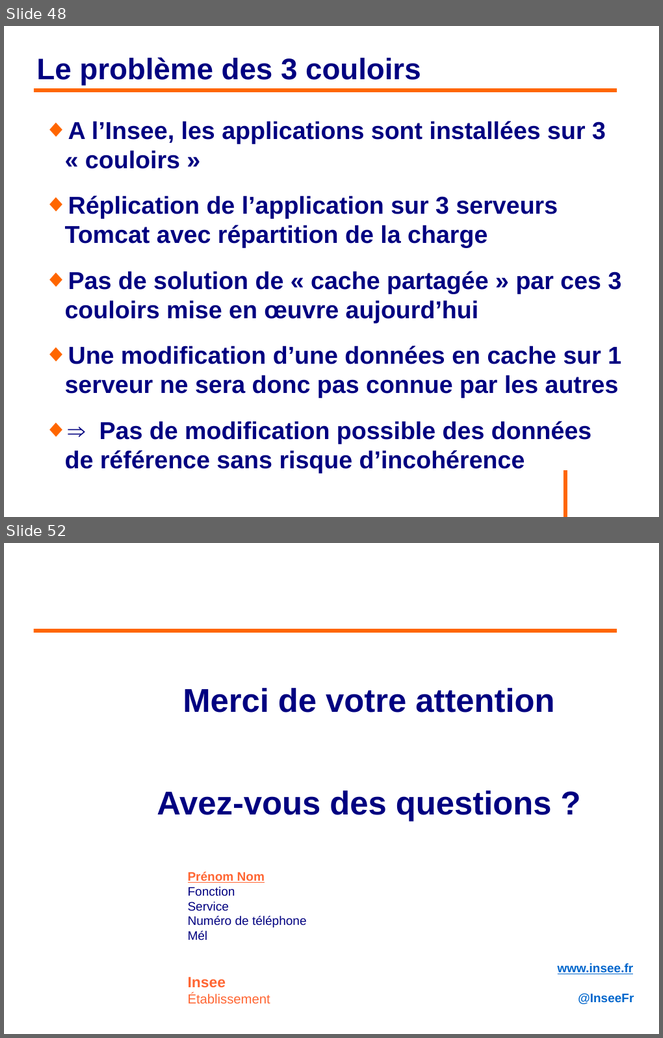
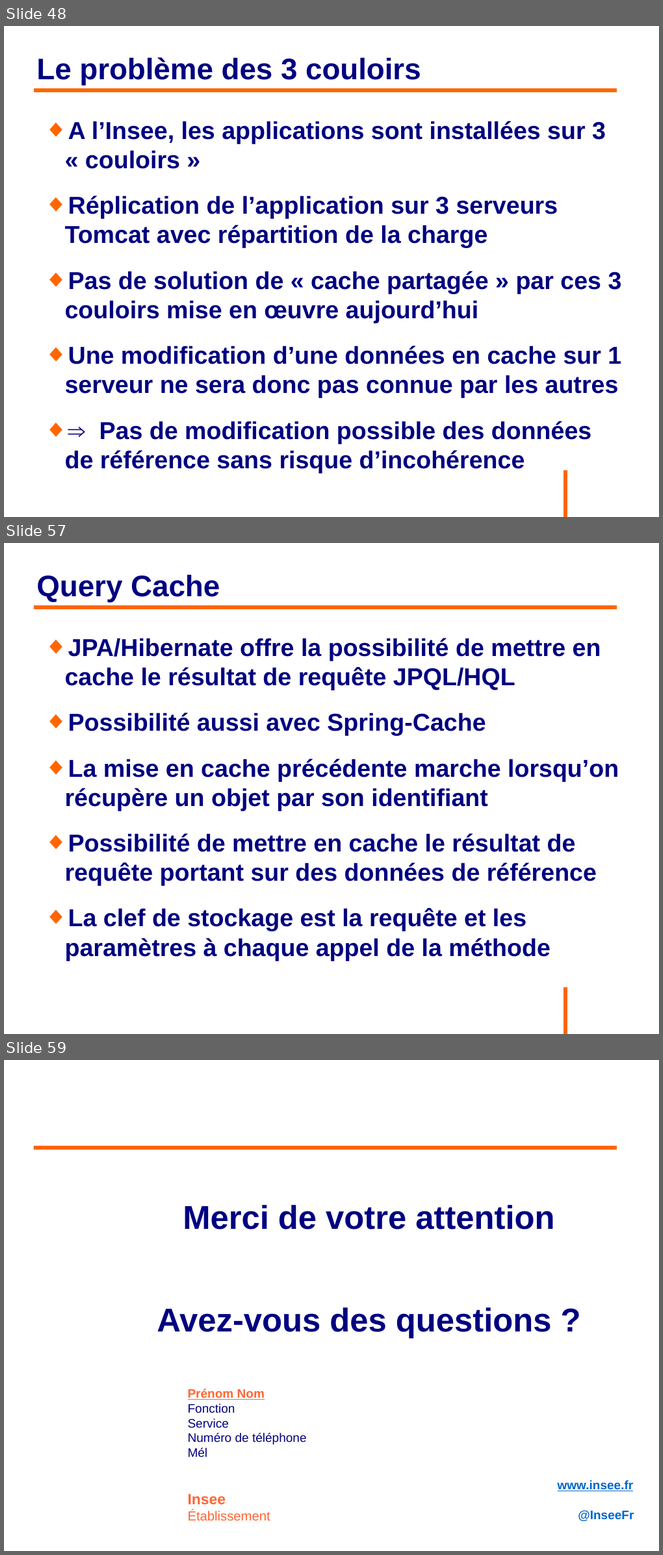
Before and after one commit to philphils/formation-hibernate-avancee, a slide deck: Documentation/diapo_formation_hibernate_avancee.odp. Shown one above the other, each under a label of ours: slides 48 and 52 before the commit, slides 48, 57 and 59 after it; the slides between them are not shown. The pictures are 663x1038 and 663x1555 pixels, drawn with LibreOffice and Linux fonts; fonts in the diff are those of the drawing; background and template pictures are left out. Boxes give left, top, right and bottom in pixels: in the first picture for what was removed or moved away, otherwise in the second. Text is boxed around its words. In the diff, an @@ line names an element or a change of style, - is before the commit and + after.

```diff
--- a/Documentation/diapo_formation_hibernate_avancee.odp
+++ b/Documentation/diapo_formation_hibernate_avancee.odp
@@ slide 57 added at (x1=4, y1=543, x2=659, y2=1034), background #FFFFFF; not listed: 1 template element that a slide beside it also shows @@
@@ title added at (x1=36, y1=575, x2=220, y2=603), 36 pt, text #000080, bold @@
+Query Cache
@@ line added from (34, 607) to (618, 607), #FF6600 4.54 pt @@
@@ text added at (x1=65, y1=638, x2=619, y2=961), 29.6 pt, text #000080, bold @@
+◆ JPA/Hibernate offre la possibilité de mettre en cache le résultat de requête JPQL/HQL
+◆ Possibilité aussi avec Spring-Cache
+◆ La mise en cache précédente marche lorsqu’on récupère un objet par son identifiant
+◆ Possibilité de mettre en cache le résultat de requête portant sur des données de référence
+◆ La clef de stockage est la requête et les paramètres à chaque appel de la méthode
@@ what was slide 52 is now slide 59 @@
```
Also in this commit, not shown: 4 slides changed, 6 other slides added.
